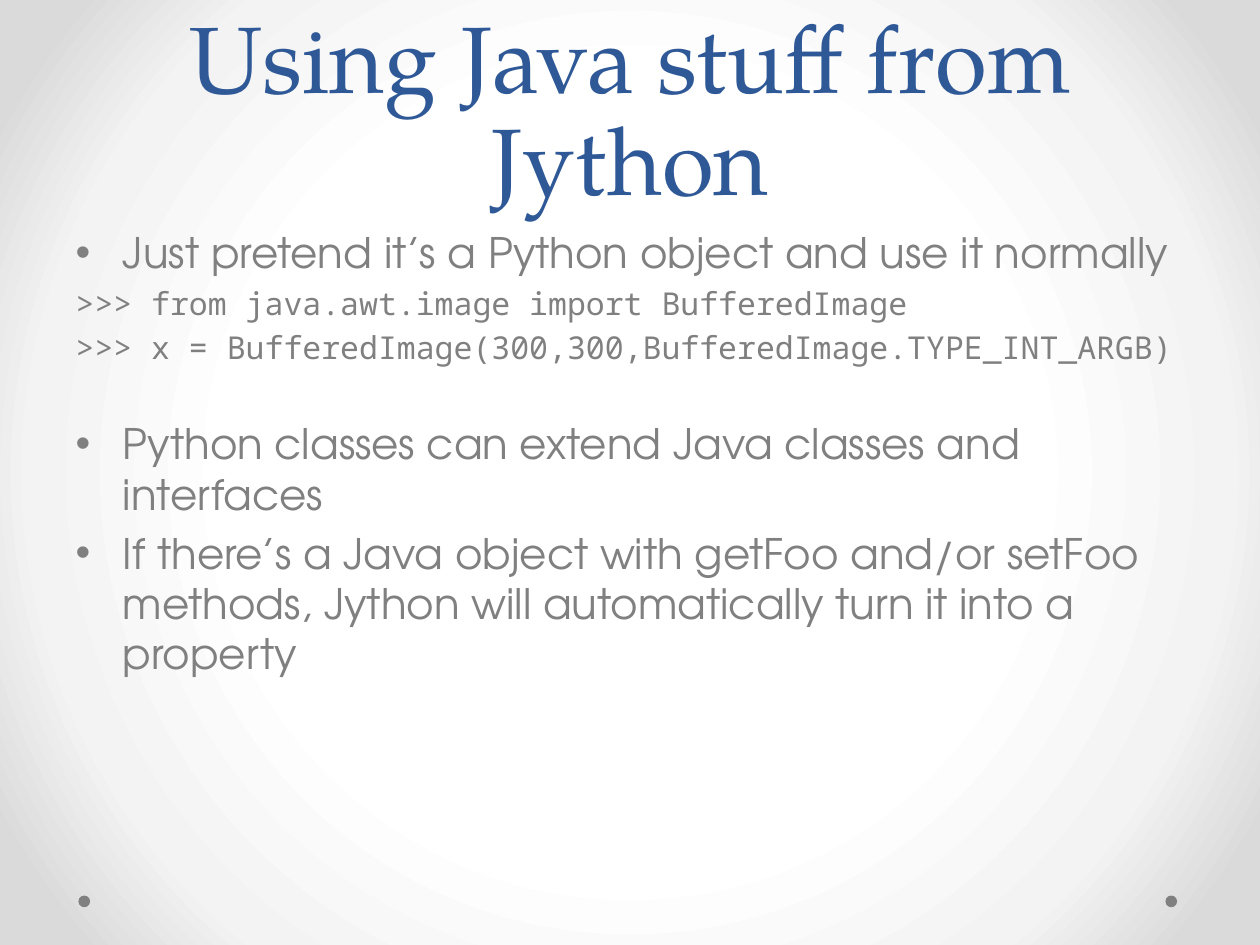
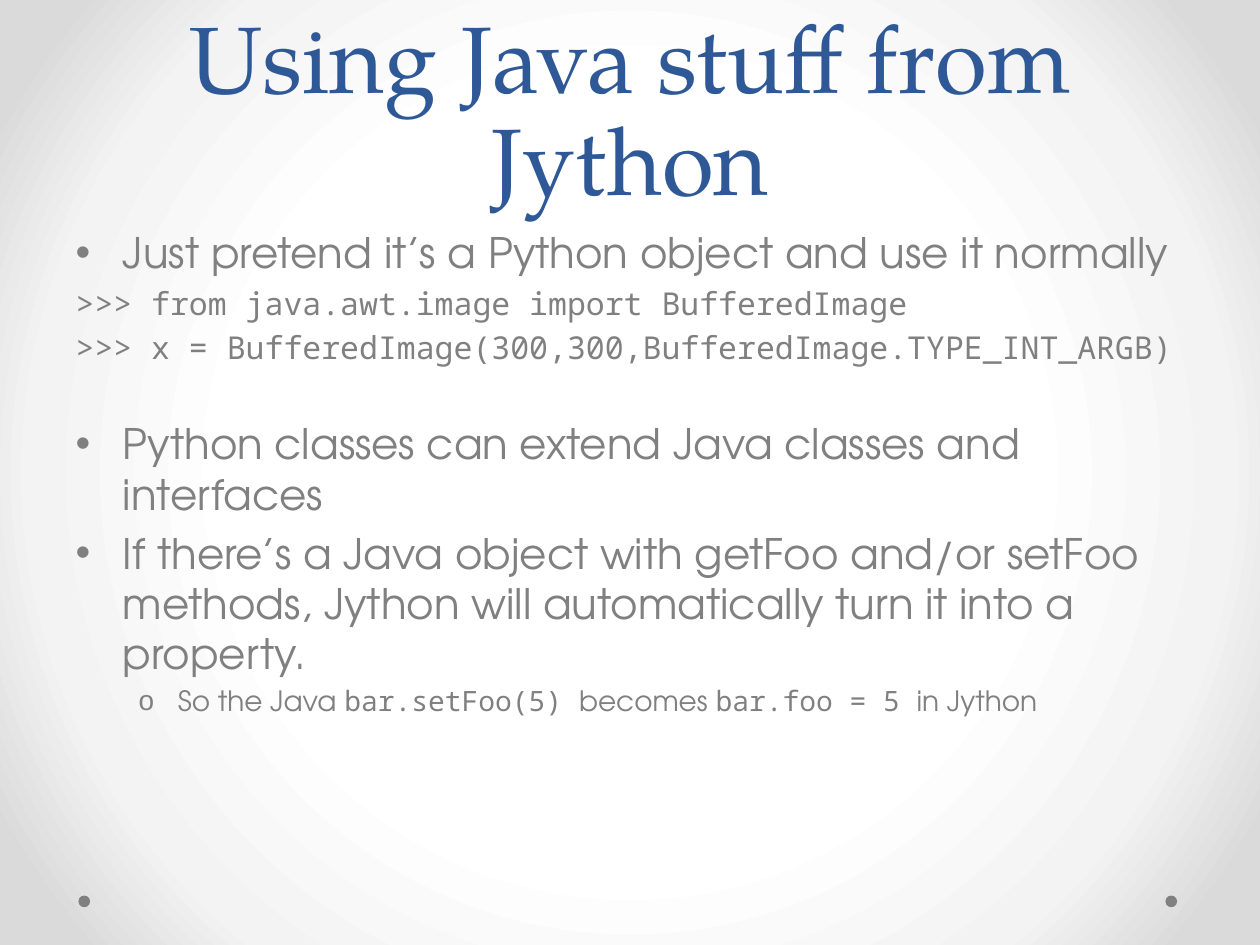
Before and after one commit to bkap/MICT, a slide deck: slide 6 of doc/Tech Demo.pptx. Drawn at 1260x945 pixels with LibreOffice and Linux fonts; fonts in the diff are those of the drawing. Boxes give left, top, right and bottom in pixels: in the first picture for what was removed or moved away, otherwise in the second. Text is boxed around its words. In the diff, an @@ line names an element or a change of style, - is before the commit and + after.

```diff
--- a/doc/Tech Demo.pptx
+++ b/doc/Tech Demo.pptx
@@ text at box(123, 538, 1139, 717): text changed @@
-• If there’s a Java object with getFoo and/or setFoo methods, Jython will automatically turn it into a property
+• If there’s a Java object with getFoo and/or setFoo methods, Jython will automatically turn it into a property.
+  o So the Java bar.setFoo(5) becomes bar.foo = 5 in Jython
```
Also in this commit, not shown: 2 other slides changed, 3 other files.
